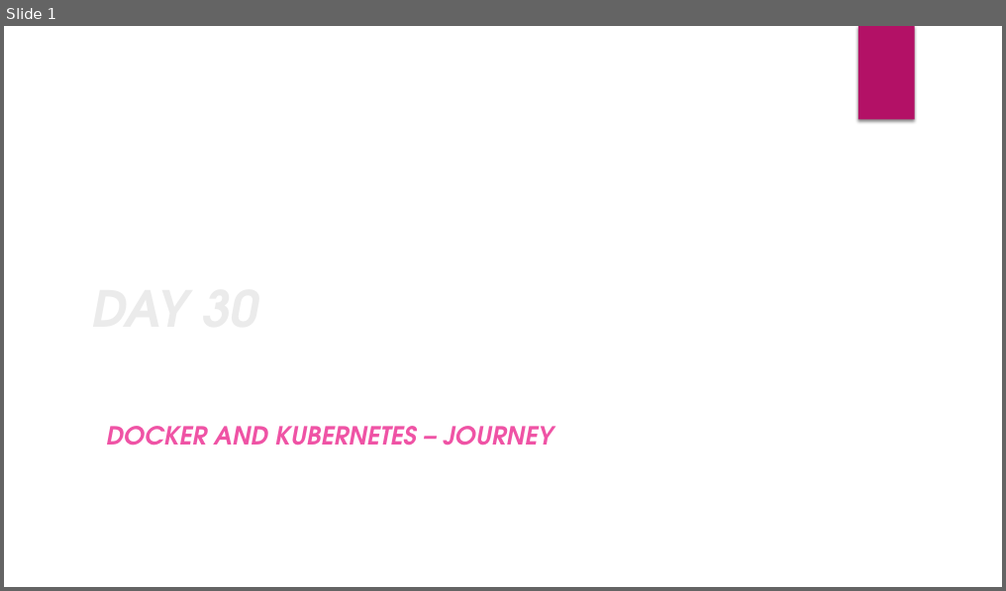
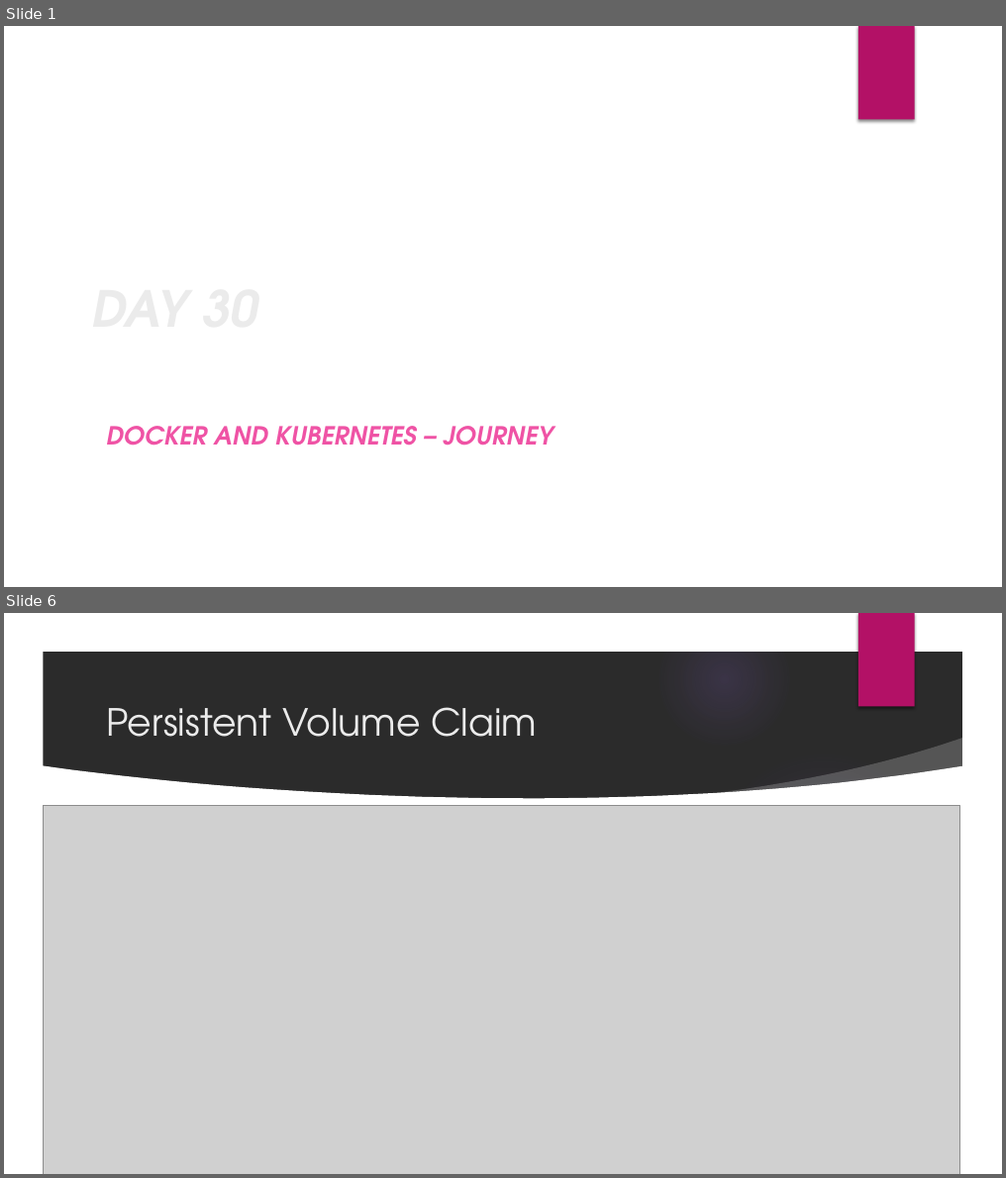
Before and after one commit to deepkumartraining/docker-k8s-April23, a slide deck: Day31/DockerAndKubernetes_Training-Day31.pptx. Shown one above the other, each under a label of ours: slide 1 before the commit, slides 1 and 6 after it; the slides between them are not shown. The pictures are 1006x591 and 1006x1178 pixels, drawn with LibreOffice and Linux fonts; fonts in the diff are those of the drawing; grey boxes stand for pictures; background and template pictures are left out; a plain dark background stands for a picture behind light text. Boxes give left, top, right and bottom in pixels: in the first picture for what was removed or moved away, otherwise in the second. Text is boxed around its words. In the diff, an @@ line names an element or a change of style, - is before the commit and + after.

```diff
--- a/Day31/DockerAndKubernetes_Training-Day31.pptx
+++ b/Day31/DockerAndKubernetes_Training-Day31.pptx
@@ slide 6 added at bbox=[4, 613, 1002, 1174], background picture (left out); not listed: 1 template element that a slide beside it also shows @@
@@ group added at bbox=[4, 613, 1002, 1174]: 5 ellipses, 3 freeform shapes @@
@@ title added at bbox=[106, 707, 537, 737], 36 pt, text #EBEBEB @@
+Persistent Volume Claim
@@ picture added at bbox=[43, 805, 960, 1174] @@
```
Also in this commit, not shown: 2 slides changed, 5 other slides added, 27 other files.
